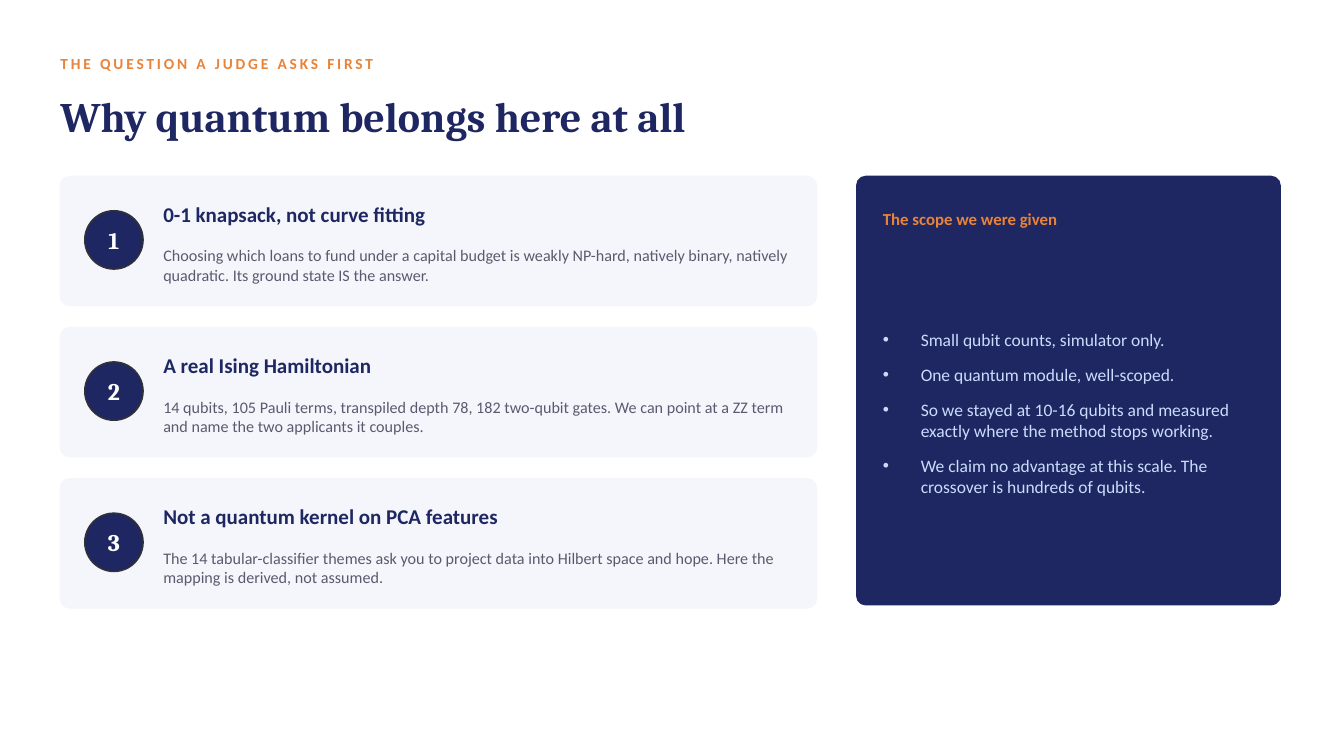
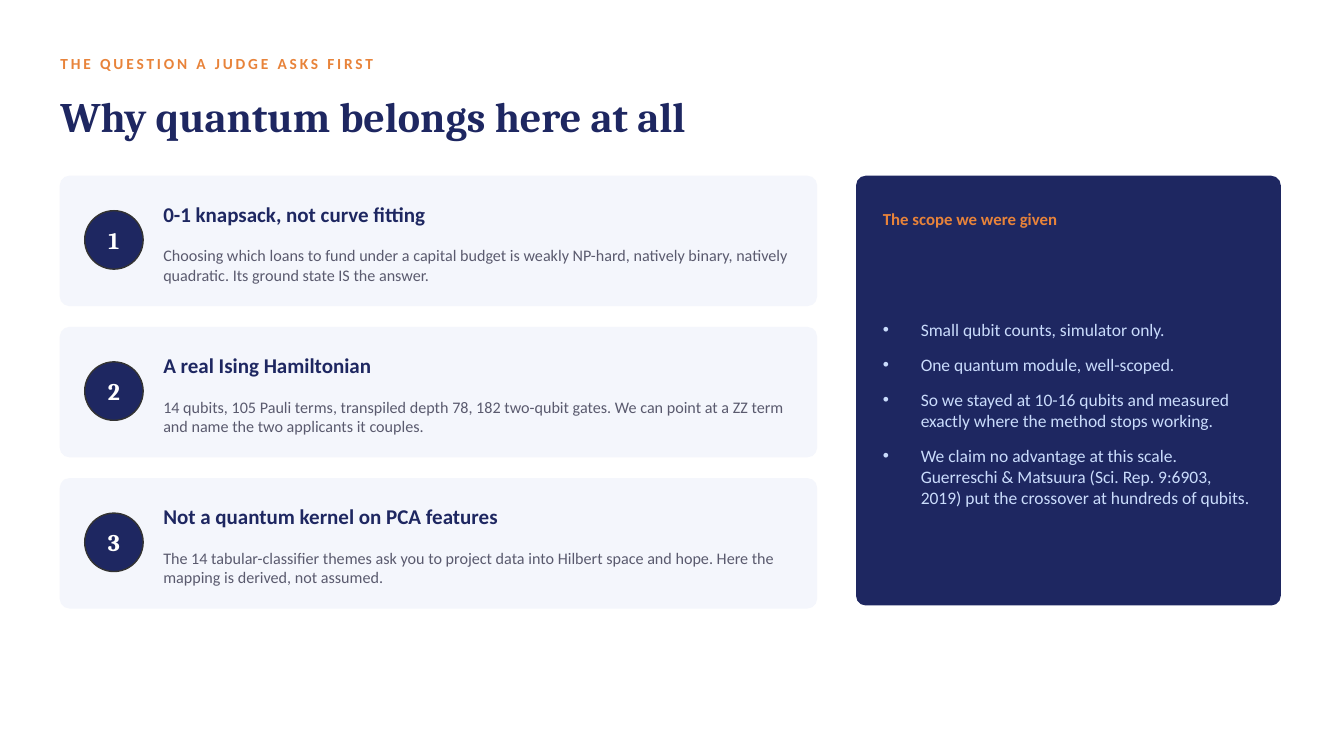
Before and after one commit to Dexterous-Ruler/quantum-loan-portfolio-allocator, a slide deck: slide 2 of PRESENTATION.pptx. Drawn at 1344x756 pixels with LibreOffice and Linux fonts; fonts in the diff are those of the drawing. Boxes give left, top, right and bottom in pixels: in the first picture for what was removed or moved away, otherwise in the second. Text is boxed around its words. In the diff, an @@ line names an element or a change of style, - is before the commit and + after.

```diff
--- a/PRESENTATION.pptx
+++ b/PRESENTATION.pptx
@@ text at [921, 450, 1250, 507]: text changed @@
-• We claim no advantage at this scale. The crossover is hundreds of qubits.
+• We claim no advantage at this scale. Guerreschi & Matsuura (Sci. Rep. 9:6903, 2019) put the crossover at hundreds of qubits.
```
Also in this commit, not shown: 7 other files.
